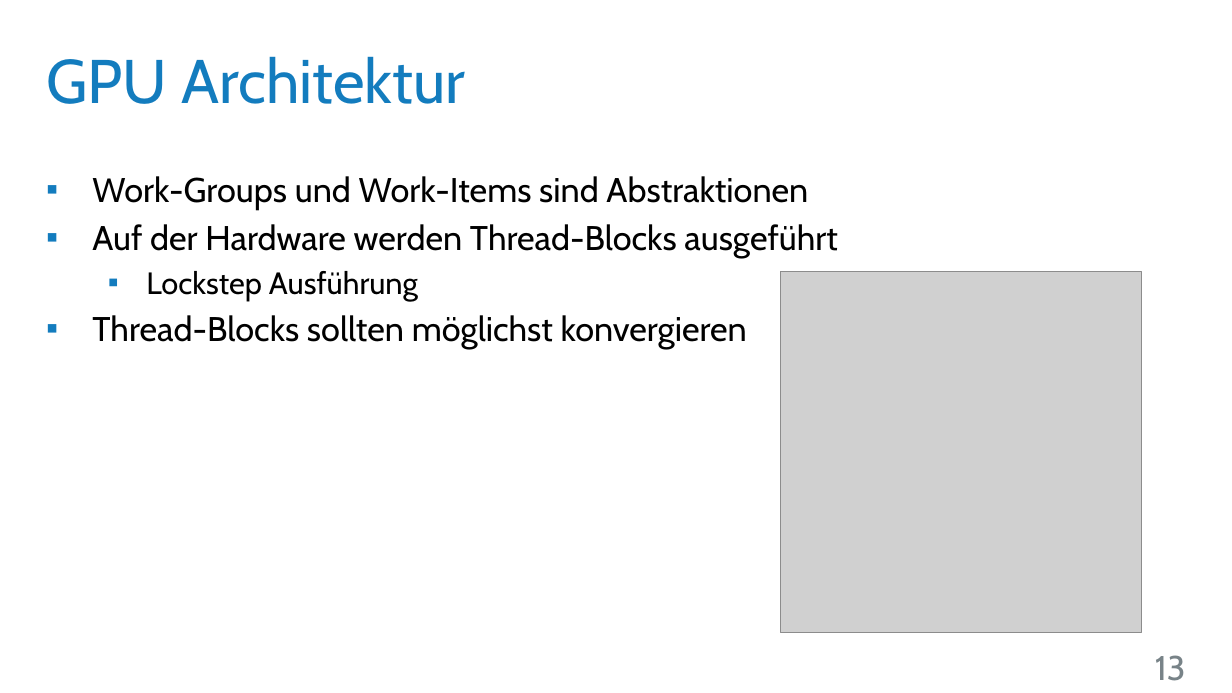
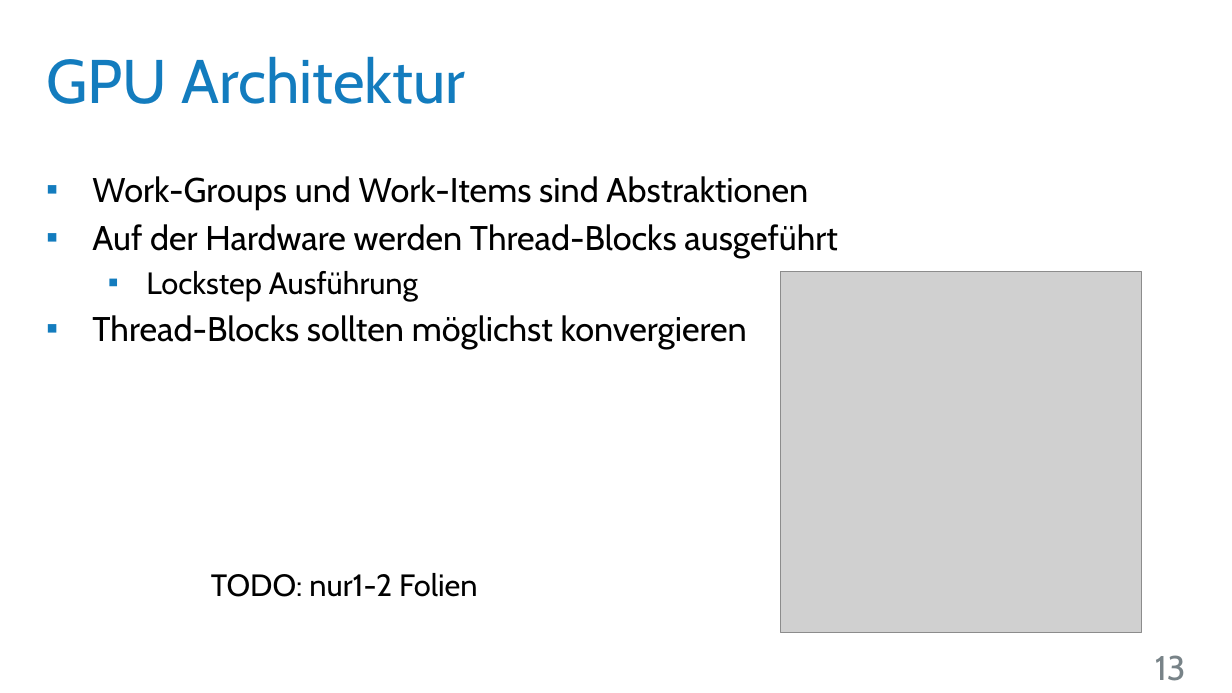
Before and after one commit to UniStuttgart-VISUS/FoveatedVolumeRendering, a slide deck: slide 13 of Dokumente/Vortrag/Wahrnehmungsorientiertes_Volumen-Rendering.pptx. Drawn at 1232x693 pixels with LibreOffice and Linux fonts; fonts in the diff are those of the drawing; grey boxes stand for pictures; background and template pictures are left out. Boxes give left, top, right and bottom in pixels: in the first picture for what was removed or moved away, otherwise in the second. Text is boxed around its words. In the diff, an @@ line names an element or a change of style, - is before the commit and + after.

Commit message:
Vortrag: TODO's eingefügt.

```diff
--- a/Dokumente/Vortrag/Wahrnehmungsorientiertes_Volumen-Rendering.pptx
+++ b/Dokumente/Vortrag/Wahrnehmungsorientiertes_Volumen-Rendering.pptx
@@ text added at (x1=211, y1=573, x2=477, y2=597), 18 pt, text #000000 @@
+TODO: nur1-2 Folien
```
Also in this commit, not shown: 10 other slides changed, 3 slides added, 2 slides removed.
